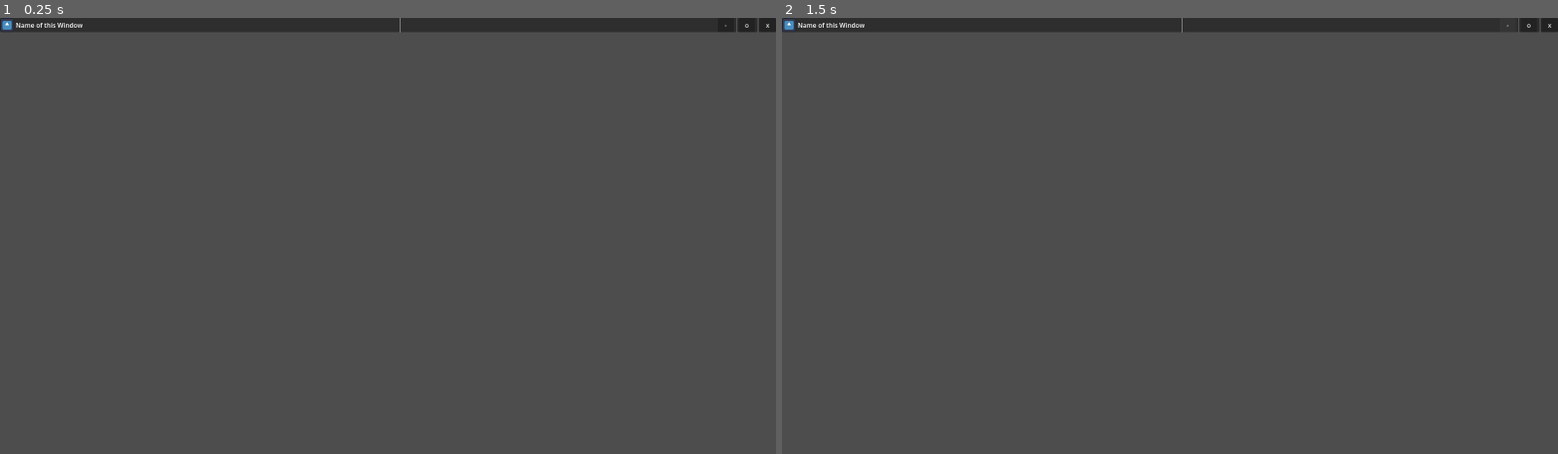
Above: before the commit, frames 1-2 (left to right).
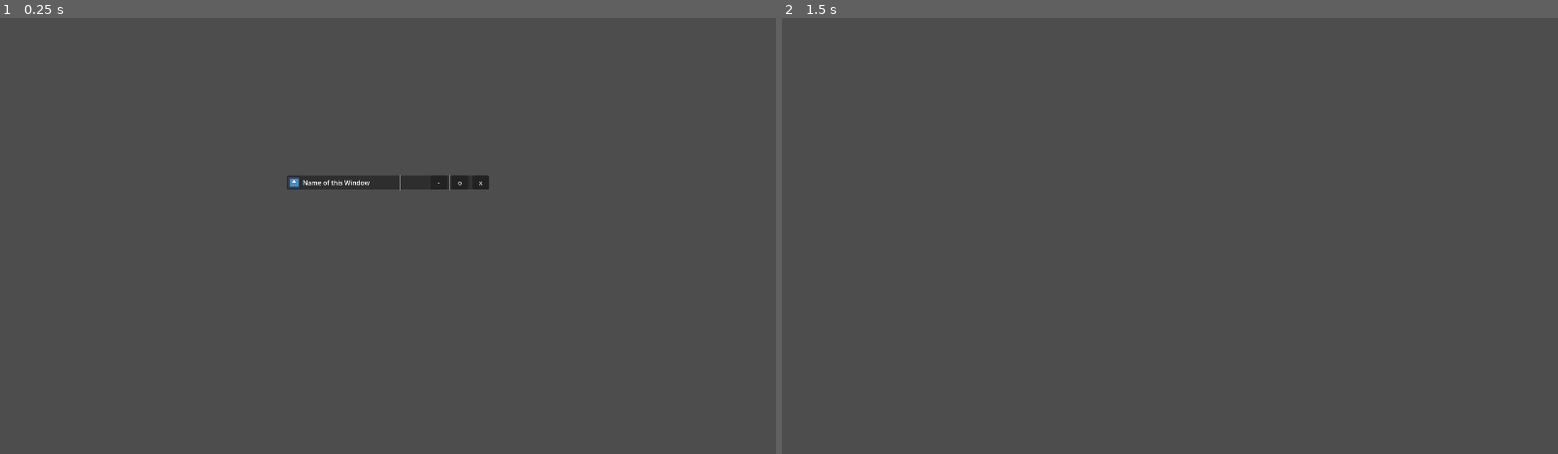
Above: after the commit, the same moments.

Repository: ESphagnum/GodotOS
Game: Godot game, scene res://scenes/WindowWrapper.tscn
Same seed, same stepped clock (60 frames per second), same inputs: the game is played once before the commit and once after it. This scene is started directly instead of the project's main scene. The engine's default icon, where the game draws it, is replaced by a stand-in: a white triangle on a blue panel in a dark square.
Inputs (mouse positions are in pixels of both pictures, inside the frame that each line leads up to):
- Up to frame 1 (0.25 s): no input
- Up to frame 2 (1.5 s): click "x" at 0.5 s; click (1511, 26) at 1.25 s, where only the run before the commit has a clickable "-"

The runs differ from the first frame. In frame 1, 3.8% of the frame differs, in the area x 0-100%, y 0-40%; in frame 2, 3.0%.

Commit message:
update WindowWrapper

Diff:
--- a/core/window_wrapper.gd
+++ b/core/window_wrapper.gd
@@ -3,14 +3,18 @@
 var dragging = false
 var offset = Vector2()
 
-func _on_header_panel_gui_input(event: InputEvent) -> void:
+func _on_header_panel_gui_input(event):
 	if event is InputEventMouseButton:
 		if event.button_index == MOUSE_BUTTON_LEFT:
 			dragging = event.pressed
-			offset = get_global_mouse_position() - get_parent().global_position
+			offset = get_global_mouse_position() - global_position
 
 			if dragging:
-				get_parent().move_to_front()
+				move_to_front()
 
 	if event is InputEventMouseMotion and dragging:
-		get_parent().global_position = get_global_mouse_position() - offset
+		global_position = get_global_mouse_position() - offset
+
+
+func _on_close_button_pressed() -> void:
+	queue_free()
--- a/scenes/WindowWrapper.tscn
+++ b/scenes/WindowWrapper.tscn
@@ -10,13 +10,22 @@
 anchor_bottom = 1.0
 grow_horizontal = 2
 grow_vertical = 2
+size_flags_horizontal = 4
+size_flags_vertical = 4
 script = ExtResource("1_mxwdo")
 
 [node name="NinePatchRect" type="NinePatchRect" parent="." unique_id=1901096869]
+custom_minimum_size = Vector2(500, 300)
 layout_mode = 1
-anchors_preset = 15
-anchor_right = 1.0
-anchor_bottom = 1.0
+anchors_preset = -1
+anchor_left = 0.37
+anchor_top = 0.36100003
+anchor_right = 0.63000005
+anchor_bottom = 0.63900006
+offset_left = 249.59998
+offset_top = 150.11996
+offset_right = -249.6001
+offset_bottom = -150.12006
 grow_horizontal = 2
 grow_vertical = 2
 
@@ -86,3 +95,4 @@
 layout_mode = 2
 
 [connection signal="gui_input" from="NinePatchRect/VBoxContainer/Header_Panel" to="." method="_on_header_panel_gui_input"]
+[connection signal="pressed" from="NinePatchRect/VBoxContainer/Header_Panel/HBoxContainer/Close_Button" to="." method="_on_close_button_pressed"]
